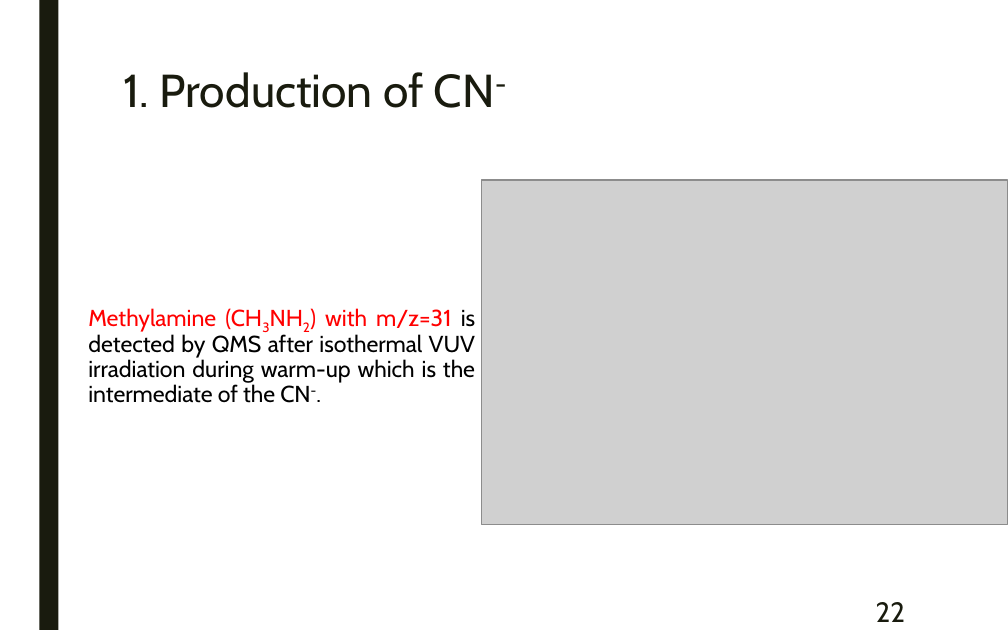
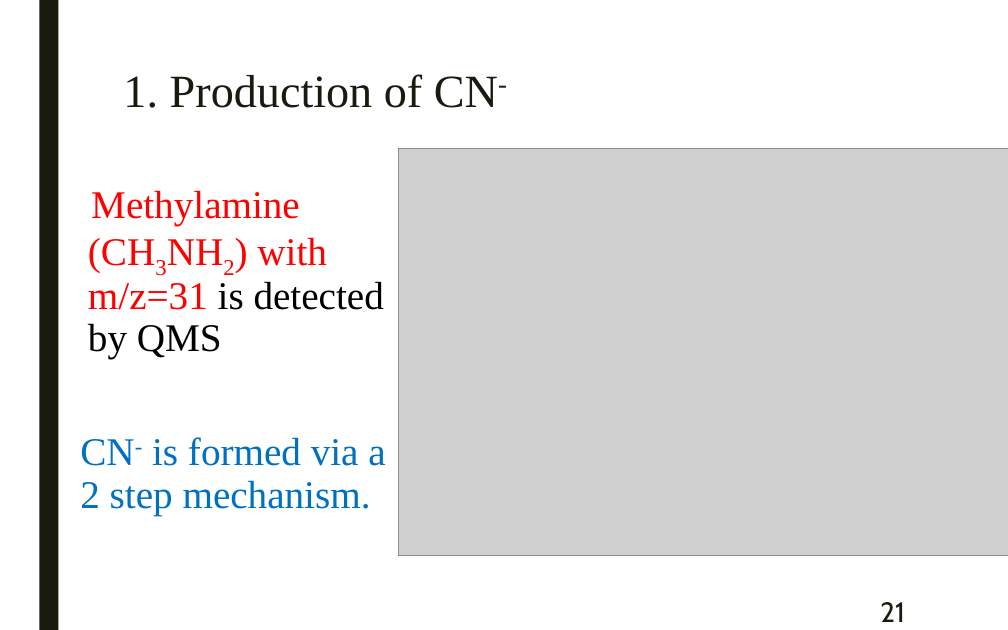
Before and after one commit to samuello1228/lily, a slide deck: slide 21 of doc/VUV and EUV irradiation of CH4 + NH3.pptx (slide 22 before the commit). Drawn at 1008x630 pixels with LibreOffice and Linux fonts; fonts in the diff are those of the drawing; grey boxes stand for pictures. Boxes give left, top, right and bottom in pixels: in the first picture for what was removed or moved away, otherwise in the second. Text is boxed around its words. In the diff, an @@ line names an element or a change of style, - is before the commit and + after.

```diff
--- a/doc/VUV and EUV irradiation of CH4 + NH3.pptx
+++ b/doc/VUV and EUV irradiation of CH4 + NH3.pptx
@@ title "1. Production of CN-" at bbox=[123, 74, 498, 108]: font Cabin to Times New Roman @@
@@ picture: place and size @@
-picture at bbox=[481, 180, 1008, 525]
+picture at bbox=[398, 148, 1008, 555]
@@ text at bbox=[80, 190, 385, 515]: text changed; size 16.5 to 28 pt; font Cabin to Times New Roman; text colour #000000 to #0070C0 @@
-Methylamine (CH3NH2) with m/z=31 is detected by QMS after isothermal VUV irradiation during warm-up which is the intermediate of the CN-.
+  Methylamine (CH3NH2) with m/z=31 is detected by QMS
+CN- is formed via a 2 step mechanism.
@@ page number at bbox=[880, 602, 905, 622]: text changed @@
-22
+21
```
Also in this commit, not shown: 30 other slides changed, 2 slides added, 5 slides removed, 1 other file.
